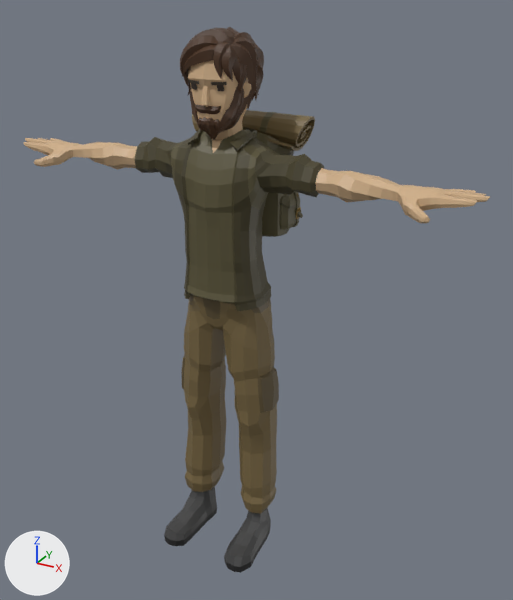
Renders of the glTF model DirectX12CG/Resources/player/player.gltf from each side of a commit.
One viewpoint serves both versions: a 50 mm lens placed at (1.18, -1.994, 1.963), pointed at (0.052, 0.057, 0.938). Lighting does not change. The marker at lower left points along +X, +Y and +Z. Vertices at the same position are counted once.

Names of what the first picture shows: 'Adventurer_Body', 'Adventurer_Feet', 'Adventurer_Head', 'Adventurer_Legs', 'Backpack'.
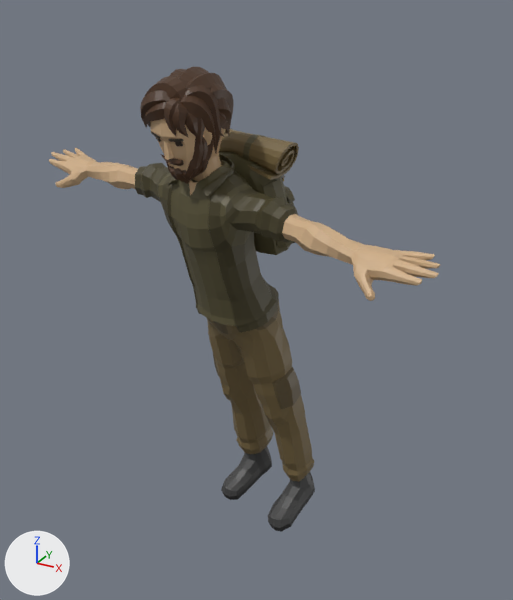
Where the newer file only moved an object's origin or applied its transform, the numbers keep the older frame.

Changed parts and their boxes [x1, y1, x2, y2] in the pictures (513 x 600 px; the box of a moved part takes in the faces that stretch with it):
'Adventurer_Body', reshaped (16% narrower)
    before: [24, 127, 490, 311]
    after: [49, 148, 440, 333]
'Adventurer_Legs', reshaped (9% wider, 17% shorter)
    before: [181, 294, 279, 514]
    after: [207, 299, 314, 482]
'Adventurer_Head', reshaped (12% wider)
    before: [180, 27, 264, 141]
    after: [140, 67, 234, 184]
'Backpack', reshaped, turned, rescaled
    before: [192, 110, 315, 237]
    after: [219, 128, 299, 255]
'Adventurer_Feet', reshaped (12% narrower)
    before: [164, 487, 271, 573]
    after: [221, 447, 315, 532]
part 5 of me_plane, moved or reshaped (not visible afterwards)
    before: [294, 191, 303, 218]
part 6 of me_plane, moved or reshaped
    before: [260, 112, 277, 133]
    after: [243, 134, 285, 177]
part 7 of me_plane, moved or reshaped
    before: [279, 205, 296, 229]
    after: [275, 240, 294, 248]
part 8 of me_plane, moved or reshaped
    before: [192, 110, 315, 151]
    after: [219, 129, 299, 180]
part 9 of me_plane, added (brown)
    after: [219, 152, 290, 255]
part 10 of me_plane, added
    after: [284, 186, 295, 203]
part 11 of me_plane, deleted (black)
    before: [257, 132, 294, 237]
part 12 of me_plane, deleted
    before: [279, 191, 296, 208]

The change, as a diff of the scene's bpy script:
```diff
--- a/DirectX12CG/Resources/player/player.gltf.py
+++ b/DirectX12CG/Resources/player/player.gltf.py
@@ me_cube_063 @@
 me_cube_063.from_pydata(...)  # 1766 vertices, 3528 faces; spans x -0.84..0.84, y -0.19..0.07, z 0.99..1.56
+# me_cube_063 part 1: the whole mesh is multiplied about its middle by the matrix ((0.972, 0.233, -0.04), (-0.234, 0.921, -0.313), (-0.036, 0.313, 0.949)), then moved by (-0.01, -0.02, -0.09)
 me_cube_063.materials.append(mat_skin)
@@ me_cube_052 @@
 me_cube_052.from_pydata(...)  # 244 vertices, 480 faces; spans x -0.192..0.192, y -0.287..-0.008, z -0.001..0.22
+# me_cube_052 part 2: the whole mesh is multiplied about its middle by the matrix ((0.972, 0.233, -0.04), (-0.234, 0.921, -0.313), (-0.036, 0.313, 0.949)), then moved by (0.014, 0.355, -0.057)
 me_cube_052.materials.append(mat_grey)
@@ me_cube_039 @@
 me_cube_039.from_pydata(...)  # 1944 vertices, 3620 faces; spans x -0.108..0.112, y -0.175..0.094, z 1.442..1.856
+# me_cube_039 part 3: the whole mesh is multiplied about its middle by the matrix ((0.972, 0.233, -0.04), (-0.234, 0.921, -0.313), (-0.036, 0.313, 0.949)), then moved by (-0.022, -0.135, -0.102)
 me_cube_039.materials.append(mat_skin)
@@ me_cube_020 @@
 me_cube_020.from_pydata(...)  # 413 vertices, 822 faces; spans x -0.189..0.189, y -0.169..0.065, z 0.137..1.034
+# me_cube_020 part 4: the whole mesh is multiplied about its middle by the matrix ((0.972, 0.233, -0.04), (-0.234, 0.921, -0.313), (-0.036, 0.313, 0.949)), then moved by (0.017, 0.199, -0.051)
 me_cube_020.materials.append(mat_brown)
@@ me_plane @@
-me_plane.from_pydata(...)  # 963 vertices, 1752 faces; spans x -0.219..0.219, y 0.034..0.263, z 1.181..1.59
+me_plane.from_pydata(...)  # 963 vertices, 1752 faces; spans x -19.884..23.473, y 113.117..154.929, z -22.963..9.146
+# me_plane part 5: the loose piece of 20 vertices spanning x 0.165..0.195, y 0.11..0.133, z 1.248..1.338 is multiplied about its middle by the matrix ((97.157, 23.338, -3.989), (-3.628, 31.321, 94.899), (23.397, -92.056, 31.277)), then moved by (20.29, 125.256, -5.605)
+# me_plane part 6: the loose piece of 52 vertices spanning x 0.053..0.088, y 0.072..0.227, z 1.384..1.59 is multiplied about its middle by the matrix ((97.157, 23.338, -3.989), (-3.628, 31.321, 94.899), (23.397, -92.056, 31.277)), then moved by (9.618, 144.872, -4.892)
+# me_plane part 7: the loose piece of 34 vertices spanning x 0.105..0.175, y 0.053..0.174, z 1.214..1.339 is multiplied about its middle by the matrix ((97.157, 23.338, -3.989), (-3.628, 31.321, 94.899), (23.397, -92.056, 31.277)), then moved by (16.308, 123.604, -6.313)
+# me_plane part 8: the loose piece of 162 vertices spanning x -0.219..0.219, y 0.046..0.177, z 1.473..1.589 is multiplied about its middle by the matrix ((97.157, 23.338, -3.989), (-3.628, 31.321, 94.899), (23.397, -92.056, 31.277)), then moved by (1.787, 148.217, -1.71)
+# me_plane part 9: a new loose piece of 135 vertices spanning x -13.497..17.463, y 113.117..149.01, z -20.816..6.935
+# me_plane part 10: a new loose piece of 36 vertices spanning x -6.802..15.568, y 129.309..134.452, z -21.056..-10.247
+# me_plane part 11: the loose piece of 135 vertices spanning x -0.156..0.157, y 0.034..0.21, z 1.181..1.539 is deleted
+# me_plane part 12: the loose piece of 36 vertices spanning x 0.104..0.176, y 0.052..0.176, z 1.284..1.344 is deleted
 me_plane.materials.append(mat_brown)
@@ ob_backpack @@
 ob_backpack.location = (0.0, 0.0, 0.0)
+ob_backpack.rotation_euler = (1.571, 0.0, 0.0)  # degrees (90, 0, 0)
+ob_backpack.scale = (0.01, 0.01, 0.01)
```
